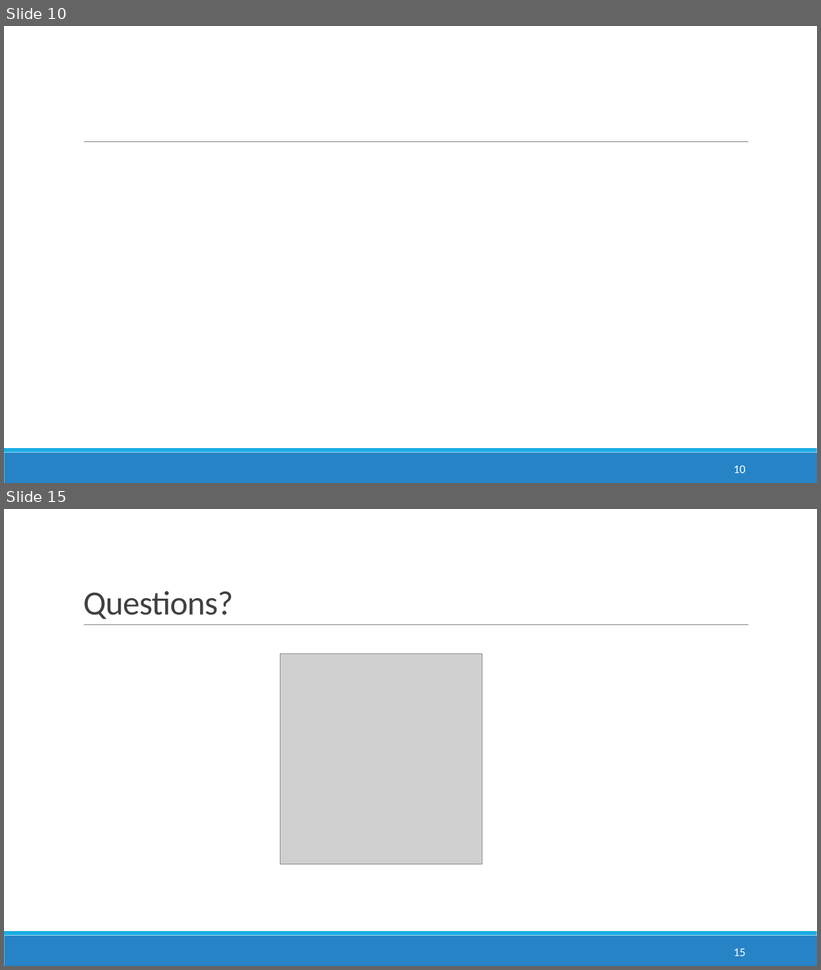
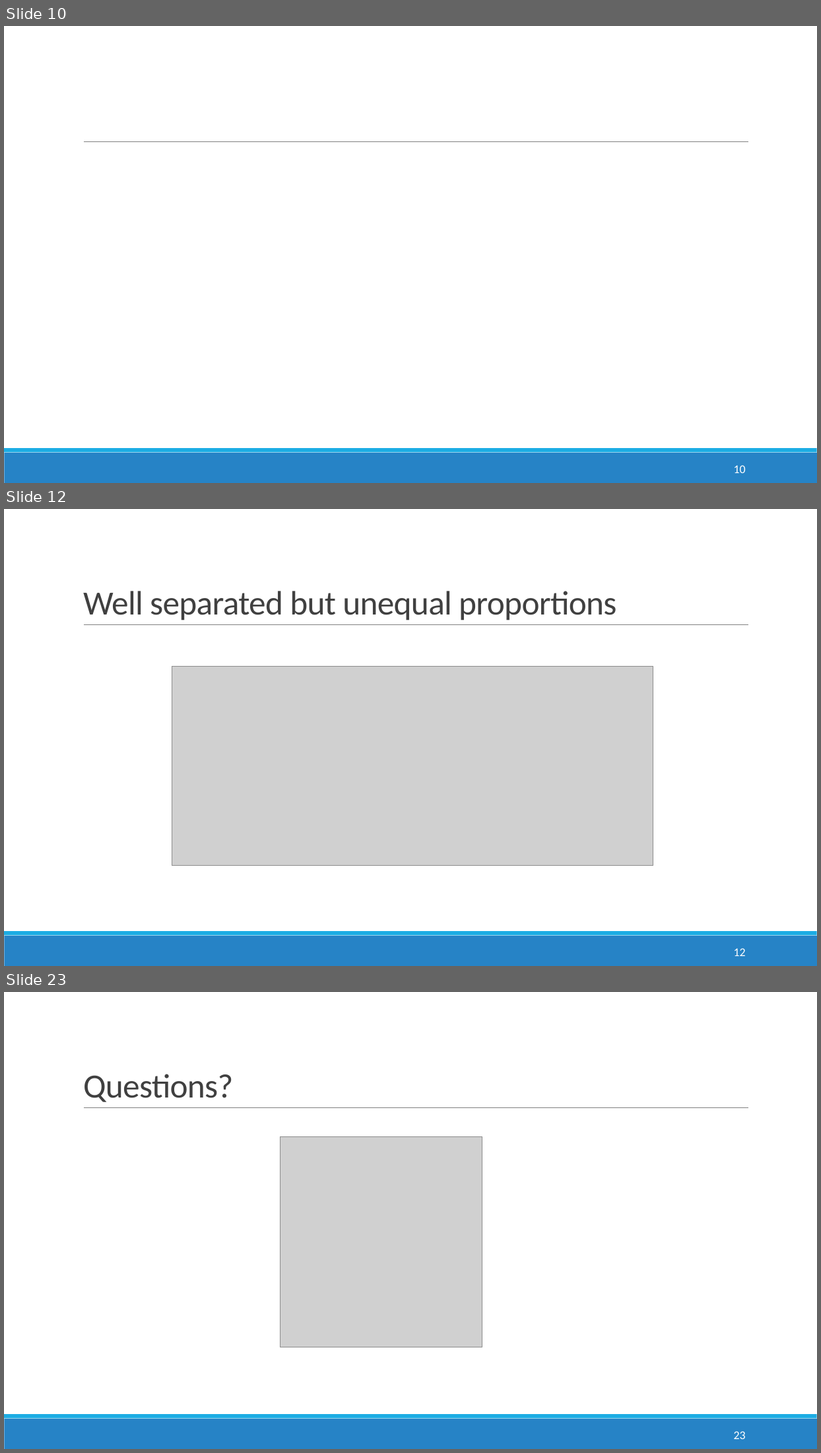
Before and after one commit to anirudhtomer/MScThesis, a slide deck: mid term presentation.pptx. Shown one above the other, each under a label of ours: slides 10 and 15 before the commit, slides 10, 12 and 23 after it; the slides between them are not shown. The pictures are 821x970 and 821x1453 pixels, drawn with LibreOffice and Linux fonts; fonts in the diff are those of the drawing; grey boxes stand for pictures; background and template pictures are left out. Boxes give left, top, right and bottom in pixels: in the first picture for what was removed or moved away, otherwise in the second. Text is boxed around its words. In the diff, an @@ line names an element or a change of style, - is before the commit and + after.

```diff
--- a/mid term presentation.pptx
+++ b/mid term presentation.pptx
@@ slide 12 added at bbox=[4, 509, 817, 966], background #FFFFFF; not listed: 3 template elements that a slide beside it also shows @@
@@ title added at bbox=[83, 591, 616, 621], 40 pt, text #404040 @@
+Well separated but unequal proportions
@@ picture added at bbox=[172, 666, 653, 866] @@
@@ page number added at bbox=[734, 949, 746, 956], 14 pt, text #FFFFFF @@
+12
@@ what was slide 15 is now slide 23 @@
@@ page number at bbox=[734, 1432, 746, 1439]: text changed @@
-15
+23
```
Also in this commit, not shown: 5 slides changed, 10 other slides added, 3 slides removed, 20 other files.
